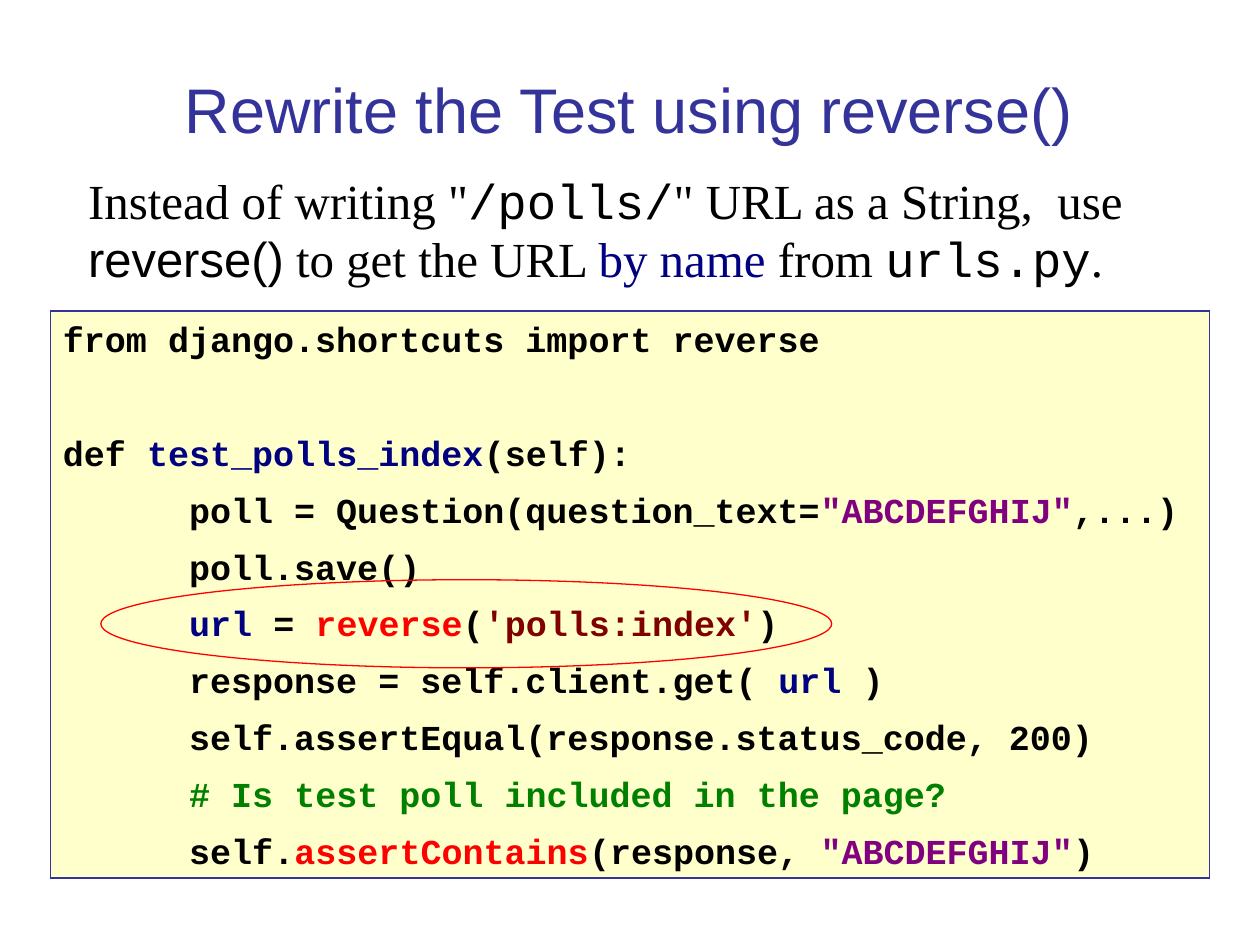
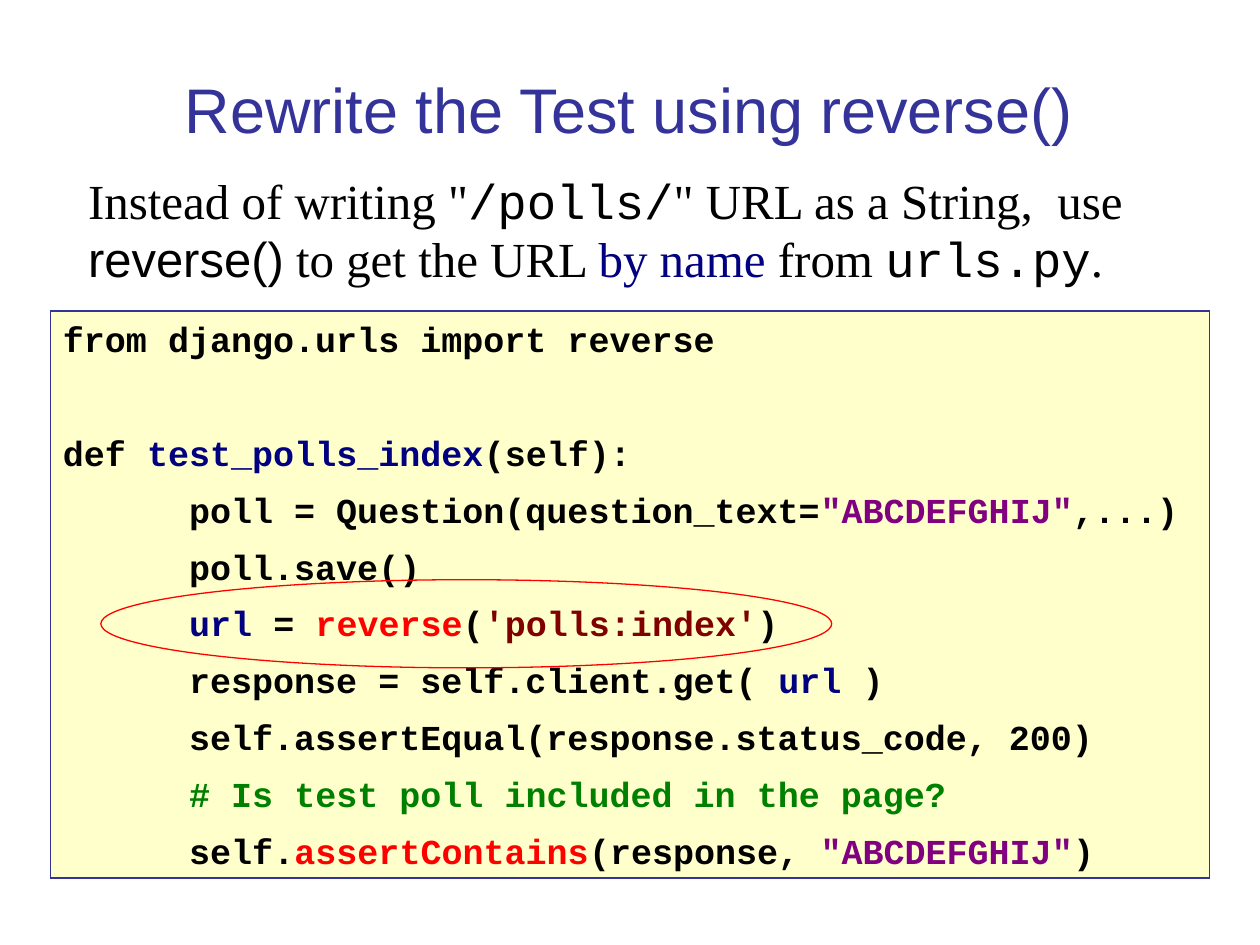
Before and after one commit to cpske/ISP, a slide deck: slide 9 of testing/WebTesting.ppt. Drawn at 1260x945 pixels with LibreOffice and Linux fonts; fonts in the diff are those of the drawing. Boxes give left, top, right and bottom in pixels: in the first picture for what was removed or moved away, otherwise in the second. Text is boxed around its words. In the diff, an @@ line names an element or a change of style, - is before the commit and + after.

```diff
--- a/testing/WebTesting.ppt
+++ b/testing/WebTesting.ppt
@@ text in rectangle at [63,327,714,360]: text changed @@
-from django.shortcuts import reverse
+from django.urls import reverse
```
Also in this commit, not shown: 9 other slides changed, 6 other files.
